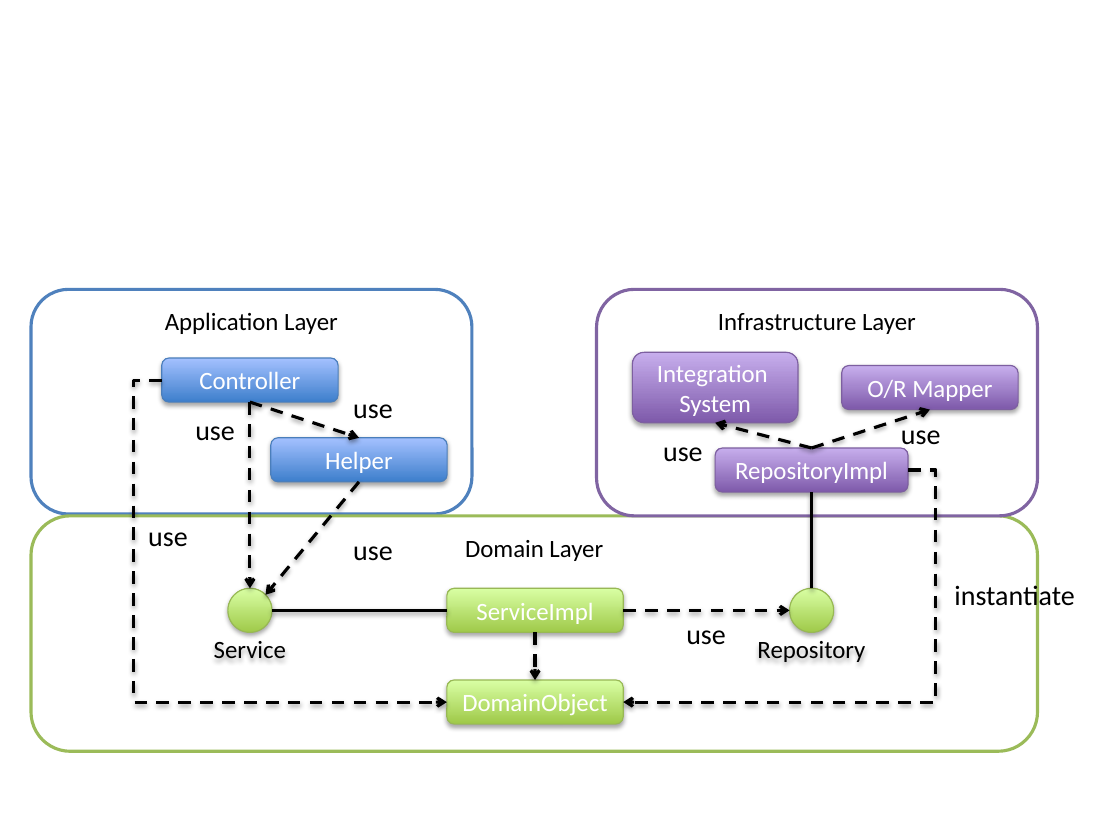
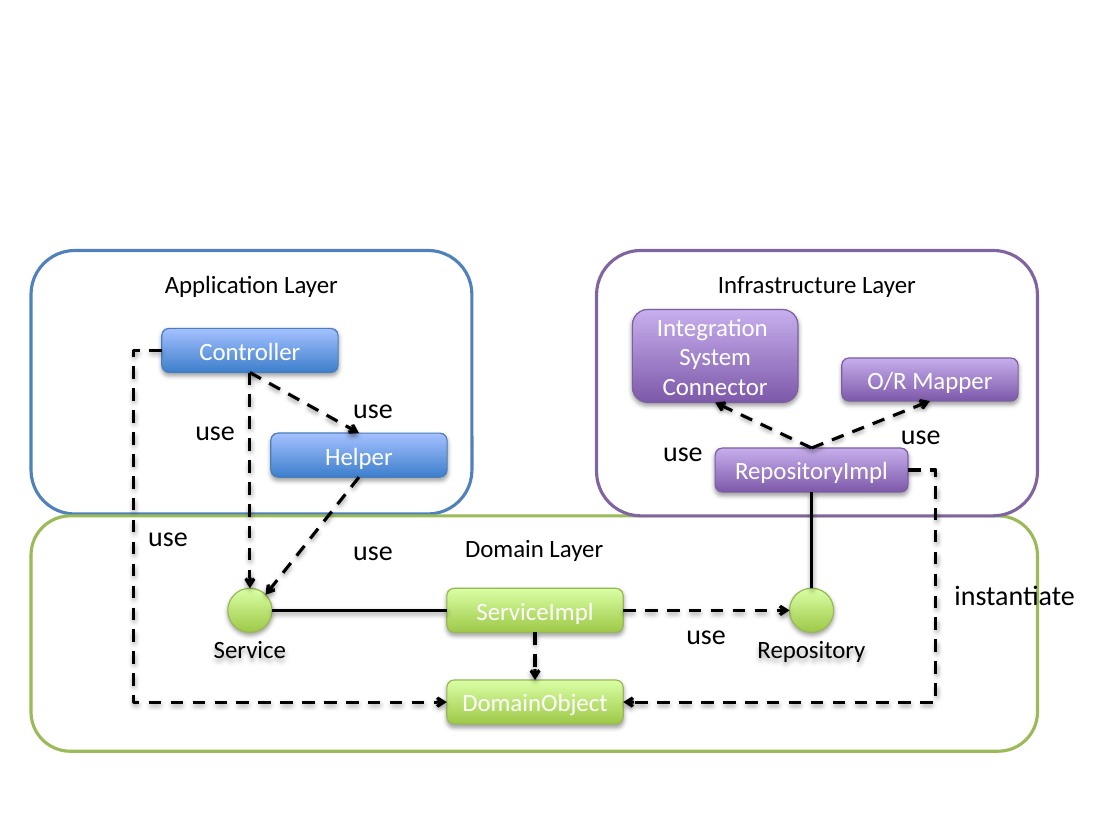
Before and after one commit to garbagetown/guideline, a slide deck: slide 2 of source/Overview/images_ApplicationLayering/materialApplicationLayering.pptx. Drawn at 1120x840 pixels with LibreOffice and Linux fonts; fonts in the diff are those of the drawing. Boxes give left, top, right and bottom in pixels: in the first picture for what was removed or moved away, otherwise in the second. Text is boxed around its words. In the diff, an @@ line names an element or a change of style, - is before the commit and + after.

```diff
--- a/source/Overview/images_ApplicationLayering/materialApplicationLayering.pptx
+++ b/source/Overview/images_ApplicationLayering/materialApplicationLayering.pptx
@@ rounded rectangle "Application Layer": place and size @@
-rounded rectangle "Application Layer" at [31, 289, 473, 514]
+rounded rectangle "Application Layer" at [31, 251, 473, 514]
@@ rounded rectangle "Infrastructure Layer": place and size @@
-rounded rectangle "Infrastructure Layer" at [597, 289, 1038, 515]
+rounded rectangle "Infrastructure Layer" at [597, 251, 1038, 516]
@@ rounded rectangle "Controller": place and size @@
-rounded rectangle "Controller" at [161, 358, 337, 402]
+rounded rectangle "Controller" at [161, 328, 337, 372]
@@ rounded rectangle "Integration": place and size @@
-rounded rectangle "Integration" at [633, 353, 799, 423]
+rounded rectangle "Integration" at [633, 309, 799, 402]
@@ elbow arrow moved from (161, 380) - (447, 702) to (161, 351) - (447, 702) @@
@@ rounded rectangle "O/R Mapper": place and size @@
-rounded rectangle "O/R Mapper" at [842, 365, 1018, 409]
+rounded rectangle "O/R Mapper" at [842, 358, 1018, 401]
@@ arrow moved from (250, 402) - (250, 588) to (250, 373) - (250, 588) @@
@@ arrow moved from (250, 402) - (360, 438) to (250, 373) - (360, 433) @@
@@ text in rounded rectangle at [663, 379, 768, 395]: paragraph added @@
+Connector
@@ arrow moved from (812, 448) - (716, 423) to (812, 448) - (716, 402) @@
@@ arrow moved from (812, 448) - (930, 410) to (812, 448) - (930, 401) @@
@@ rounded rectangle "Helper": place and size @@
-rounded rectangle "Helper" at [271, 438, 447, 482]
+rounded rectangle "Helper" at [271, 433, 447, 477]
@@ arrow moved from (360, 482) - (265, 595) to (360, 477) - (265, 595) @@
```
Also in this commit, not shown: 3 other slides changed, 10 other files.
